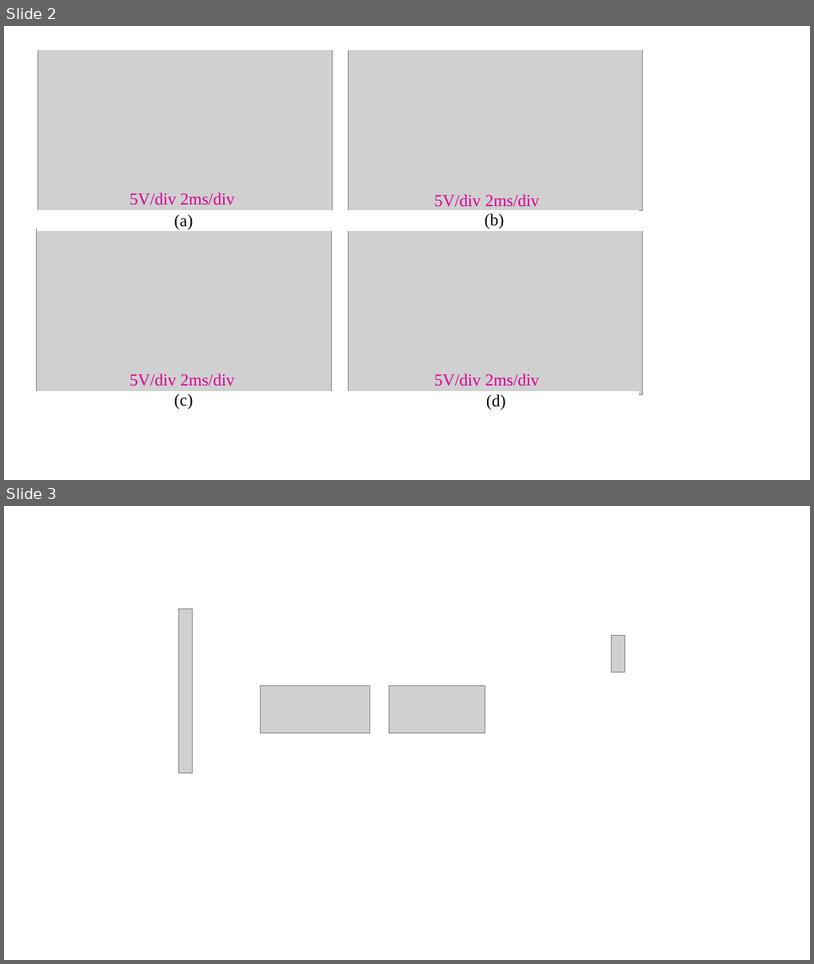
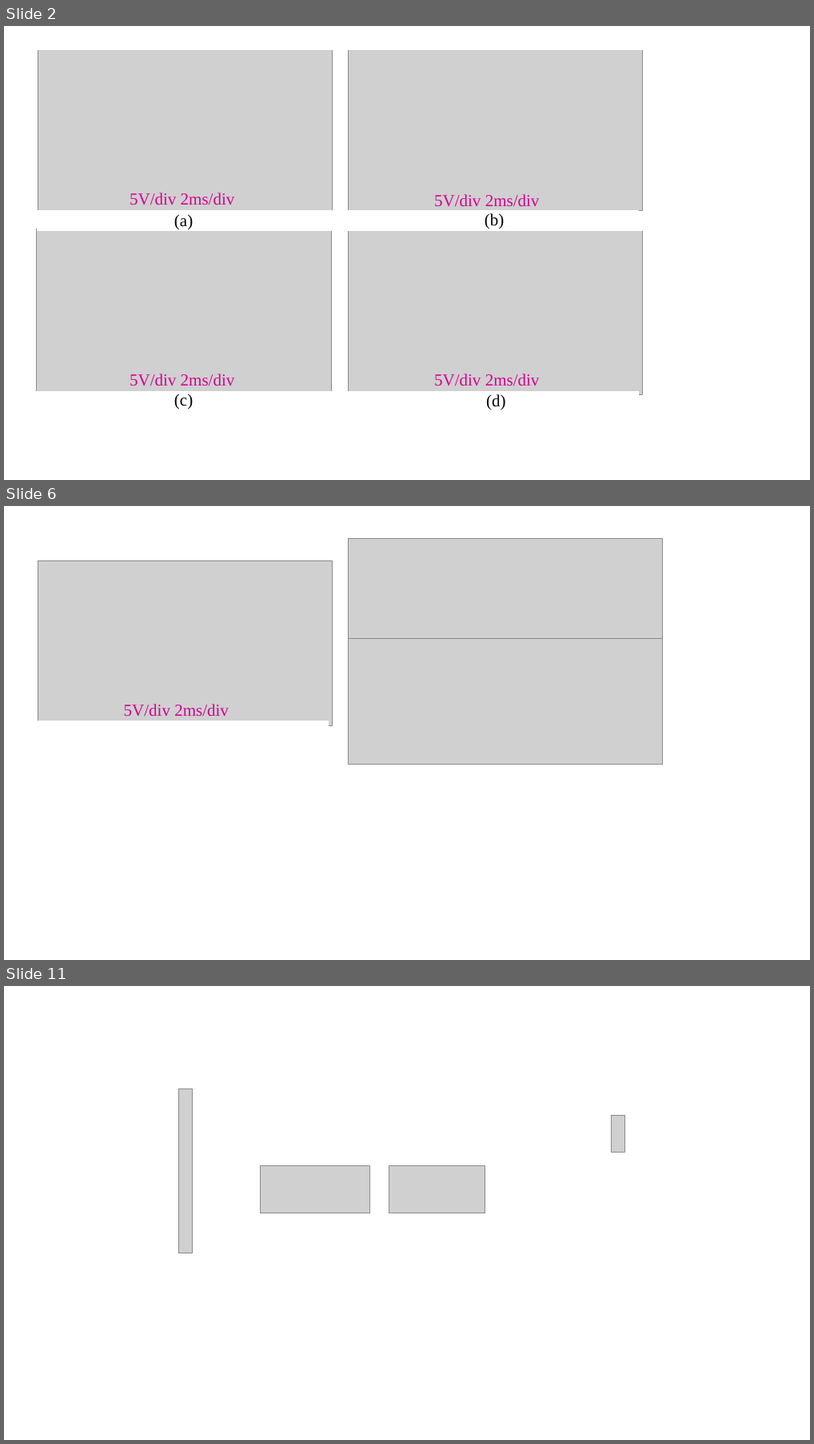
Before and after one commit to EnesAyaz/WPTMotor, a slide deck: Synhronous motor/TPEL-Journal/Experimental-Results/ExperimentalResult.pptx. Shown one above the other, each under a label of ours: slides 2 and 3 before the commit, slides 2, 6 and 11 after it; the slides between them are not shown. The pictures are 814x964 and 814x1444 pixels, drawn with LibreOffice and Linux fonts; fonts in the diff are those of the drawing; grey boxes stand for pictures. Boxes give left, top, right and bottom in pixels: in the first picture for what was removed or moved away, otherwise in the second. Text is boxed around its words. In the diff, an @@ line names an element or a change of style, - is before the commit and + after.

```diff
--- a/Synhronous motor/TPEL-Journal/Experimental-Results/ExperimentalResult.pptx
+++ b/Synhronous motor/TPEL-Journal/Experimental-Results/ExperimentalResult.pptx
@@ slide 6 added at [4,506,810,960], background #FFFFFF @@
@@ rectangle added at [37,523,643,529], fill #FFFFFF, outline #FFFFFF 1 pt @@
@@ picture added at [348,538,663,638] @@
@@ picture added at [348,639,663,764] @@
@@ group added at [34,554,334,728]: 2 rectangles, 1 picture, 1 text @@
+5V/div 2ms/div
@@ what was slide 3 is now slide 11 @@
```
Also in this commit, not shown: 7 other slides added, 23 other files.
